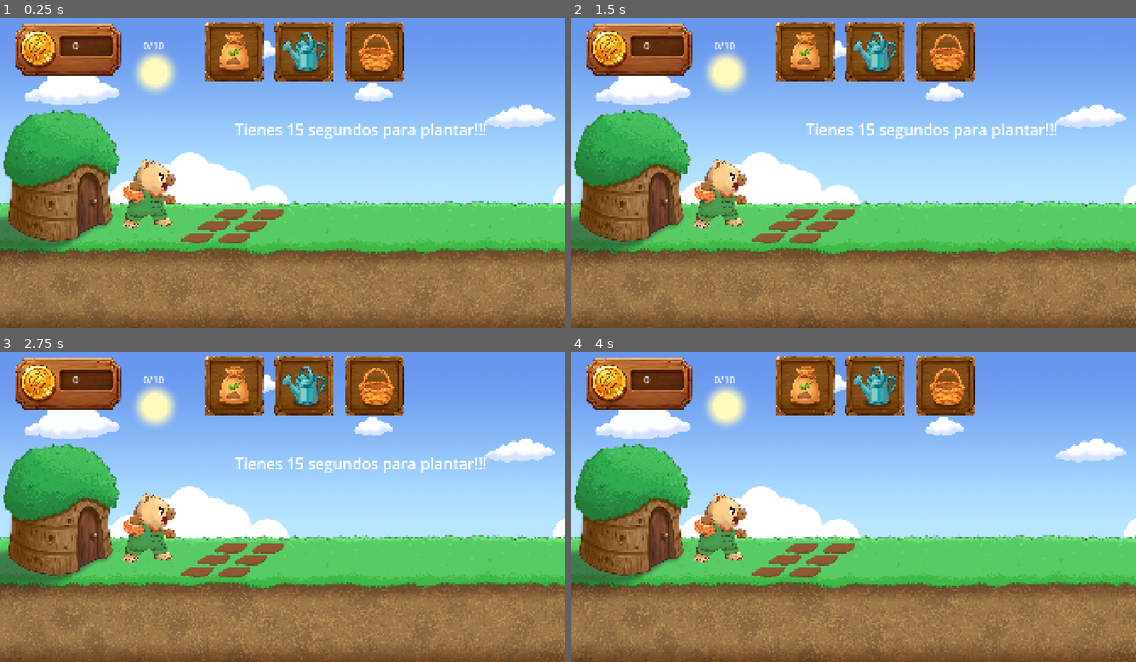
Above: before the commit, frames 1-4 (two rows, left to right).
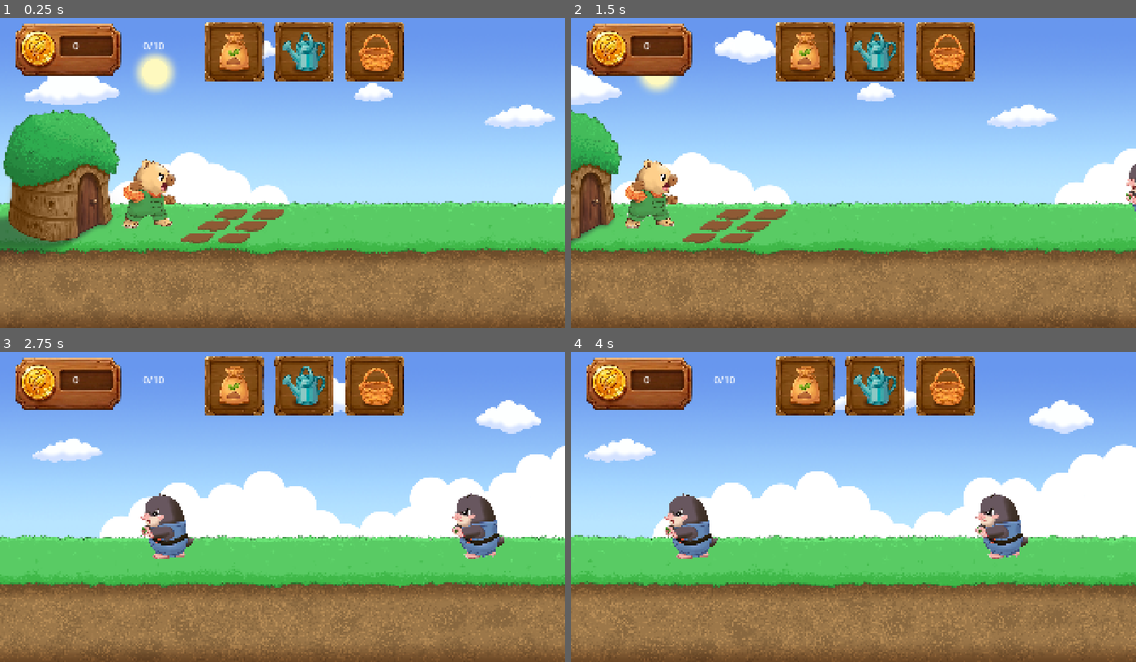
Above: after the commit, the same moments.

Repository: Berger6116/Capi-versus-topi
Game: Godot game, scene res://Escenas/nivel_1.tscn
The game is run twice, just before and just after one commit, with the same random seed, the same clock (stepped at 60 frames per second) and the same inputs. This scene is started directly instead of the project's main scene.
Inputs (mouse positions are in pixels of both pictures, inside the frame that each line leads up to):
- Up to frame 1 (0.25 s): no input
- Up to frame 2 (1.5 s): click (802, 52) at 0.5 s; click (881, 55) at 1.25 s
- Up to frame 3 (2.75 s): click (372, 386) at 2 s
- Up to frame 4 (4 s): click (802, 386) at 2.75 s; click (881, 389) at 3.5 s

The runs differ from the first frame. In frame 1, 0.7% of the frame differs, in the area x 41-86%, y 33-39%; in frame 2, 24%; in frame 3, 29%, in the area x 0-100%, y 7-100%; in frame 4, 29%.

Commit message:
Revert "Niveles"

Diff:
--- a/capi-versus-topi/Escenas/mundoHuerta_prueba.tscn
+++ b/capi-versus-topi/Escenas/mundoHuerta_prueba.tscn
@@ -39,16 +39,7 @@
 [node name="BotonesHuerta" type="CanvasLayer" parent="." unique_id=177640428]
 script = ExtResource("4_ws310")
 
-[node name="ContenedorFade" type="Control" parent="BotonesHuerta" unique_id=1967574812]
-layout_mode = 3
-anchors_preset = 15
-anchor_right = 1.0
-anchor_bottom = 1.0
-grow_horizontal = 2
-grow_vertical = 2
-
-[node name="BotonSemillas" type="TextureButton" parent="BotonesHuerta/ContenedorFade" unique_id=504865737]
-layout_mode = 0
+[node name="BotonSemillas" type="TextureButton" parent="BotonesHuerta" unique_id=504865737]
 offset_left = 693.0
 offset_top = 40.0
 offset_right = 1032.0
@@ -56,8 +47,7 @@
 scale = Vector2(0.6, 0.6)
 texture_normal = ExtResource("4_h2qel")
 
-[node name="BotonRegadera" type="TextureButton" parent="BotonesHuerta/ContenedorFade" unique_id=770475113]
-layout_mode = 0
+[node name="BotonRegadera" type="TextureButton" parent="BotonesHuerta" unique_id=770475113]
 offset_left = 931.99994
 offset_top = 40.0
 offset_right = 1365.0
@@ -65,8 +55,7 @@
 scale = Vector2(0.5999975, 0.59999776)
 texture_normal = ExtResource("5_467ac")
 
-[node name="BotonCanasta" type="TextureButton" parent="BotonesHuerta/ContenedorFade" unique_id=296826588]
-layout_mode = 0
+[node name="BotonCanasta" type="TextureButton" parent="BotonesHuerta" unique_id=296826588]
 offset_left = 1171.0
 offset_top = 40.0
 offset_right = 1510.0
@@ -96,6 +85,6 @@
 offset_bottom = 120.0
 theme_override_font_sizes/font_size = 34
 
-[connection signal="button_down" from="BotonesHuerta/ContenedorFade/BotonSemillas" to="BotonesHuerta" method="_on_boton_semillas_button_down"]
-[connection signal="button_down" from="BotonesHuerta/ContenedorFade/BotonRegadera" to="BotonesHuerta" method="_on_boton_regadera_button_down"]
-[connection signal="button_down" from="BotonesHuerta/ContenedorFade/BotonCanasta" to="BotonesHuerta" method="_on_boton_canasta_button_down"]
+[connection signal="button_down" from="BotonesHuerta/BotonSemillas" to="BotonesHuerta" method="_on_boton_semillas_button_down"]
+[connection signal="button_down" from="BotonesHuerta/BotonRegadera" to="BotonesHuerta" method="_on_boton_regadera_button_down"]
+[connection signal="button_down" from="BotonesHuerta/BotonCanasta" to="BotonesHuerta" method="_on_boton_canasta_button_down"]
--- a/capi-versus-topi/Escenas/nivel_1.gd
+++ b/capi-versus-topi/Escenas/nivel_1.gd
@@ -3,27 +3,17 @@
 #NIVEL 1
 @onready var camara: Camera2D = $Camera2D
 @onready var spawner_topos: Marker2D = $SpawnerTopos
-@onready var mensajes: Label = $Mensajes/Mensajes_nivel
-#Acá despues si va mas ordenado en un HUD se cambia esto:
-@onready var botones_huerta = $MundoHuertaPrueba/BotonesHuerta/ContenedorFade
+@onready var victoria: CanvasLayer = $Victoria
 
 func _ready() -> void:
+	#funcion movimiento de camara
+	animar_camara_inicio()
 
 	GameManager.actualizar_topos.connect(chequear_victoria)
 
-	#Fases del nivel 1: Huerta y luego oleada de topos
-	await fase_huerta(20.0)
-	await fase_oleada(5.0)
-
-	#funcion movimiento de camara para iniciar oleada de topos
-	animar_camara_inicio()
-
 
 func animar_camara_inicio():
-	#fade de botones huerta
-	await fade_out(botones_huerta, 0.5)
 
-	#movimiento de cámara:
 	var posicion_original = camara.position
 	var posicion_derecha = posicion_original + Vector2(1600, 0)
 	var animacion_camara = create_tween()
@@ -33,50 +23,21 @@
 	animacion_camara.tween_interval(1.0)
 	animacion_camara.tween_property(camara, "position", posicion_original, 2.0).set_trans(Tween.TRANS_SINE)
 
-	await animacion_camara.finished
+	animacion_camara.finished.connect(_on_paneo_finalizado)
 
-	#fade in, vuelven los botones huerta:
-	fade_in(botones_huerta, 0.5)
-
-func mostrar_mensaje(msj: String) -> void:
-	mensajes.text = msj
-	mensajes.show()
-	await get_tree().create_timer(3.0).timeout
-	mensajes.hide()
-
-func fase_huerta (tiempo: float) -> void:
-	mostrar_mensaje("Tienes 15 segundos para plantar!!!")
-	await get_tree().create_timer(tiempo).timeout
-
-func fase_oleada (tiempo: float) -> void:
-	mostrar_mensaje("Cuidado que vienen los topos!!!")
+func _on_paneo_finalizado() -> void:
+	#encendemos el spawner cuando termina el paneo de cámara inicial
 	spawner_topos.get_node("TimerOleada").start()
-	await get_tree().create_timer(tiempo).timeout
-
-func fade_out(nodo: Node, tiempo: float) ->void:
-	nodo.show()
-	var fadeOut = create_tween()
-	fadeOut.tween_property(nodo, "modulate:a", 0.0, tiempo).set_trans(Tween.TRANS_SINE)
-	await fadeOut.finished
-	nodo.hide()
-
-func fade_in(nodo: Node, tiempo: float) ->void:
-	nodo.modulate.a = 0.0
-	nodo.show()
-	var fadeIn = create_tween()
-	fadeIn.tween_property(nodo, "modulate:a", 1.0, tiempo).set_trans(Tween.TRANS_SINE)
-
-
+	print("inicia el spawner de topos")
 
 func chequear_victoria (topos_muertos: int) -> void:
 
 	if topos_muertos >= 10:
-		#print("Lograste la victoria! mataste 10 topos!")
+		print("Lograste la victoria! mataste 10 topos!")
 		var timer = spawner_topos.get_node("TimerOleada")
 		if timer != null:
 			timer.stop()
 		#señal para eliminar topos restantes:
 		spawner_topos.eliminar_topos_restantes.emit()
 		#mostrar cartel de victoria:
-		mensajes.text = "Nivel 1 completado!!!"
-		mensajes.show()
+		victoria.show()
--- a/capi-versus-topi/Escenas/nivel_1.tscn
+++ b/capi-versus-topi/Escenas/nivel_1.tscn
@@ -3,6 +3,7 @@
 [ext_resource type="Script" uid="uid://dkoh31j10h606" path="res://Escenas/nivel_1.gd" id="1_gj223"]
 [ext_resource type="Texture2D" uid="uid://cjlse8qcaregw" path="res://Assets/BG_1.png" id="2_hid1b"]
 [ext_resource type="PackedScene" uid="uid://cxw065dy06eeb" path="res://Escenas/capi.tscn" id="3_os1ql"]
+[ext_resource type="PackedScene" uid="uid://bv0ifbha5liqj" path="res://Escenas/topi.tscn" id="4_3c2k2"]
 [ext_resource type="Script" uid="uid://b0tel4kbcad6i" path="res://Escenas/spawner_topos.gd" id="5_lswwr"]
 [ext_resource type="PackedScene" uid="uid://duenmj8ivln36" path="res://Escenas/mundoHuerta_prueba.tscn" id="6_llk6u"]
 
@@ -18,6 +19,14 @@
 position = Vector2(516, 621)
 scale = Vector2(0.52, 0.52)
 
+[node name="Topi" parent="." unique_id=2049850128 instance=ExtResource("4_3c2k2")]
+position = Vector2(2329.9998, 626)
+scale = Vector2(0.39999938, 0.39999938)
+
+[node name="Topi2" parent="." unique_id=1709058444 instance=ExtResource("4_3c2k2")]
+position = Vector2(3387, 624)
+scale = Vector2(0.39999938, 0.39999938)
+
 [node name="Camera2D" type="Camera2D" parent="." unique_id=1741267232]
 position = Vector2(961, 541)
 metadata/_edit_lock_ = true
@@ -31,10 +40,10 @@
 
 [node name="MundoHuertaPrueba" parent="." unique_id=757438057 instance=ExtResource("6_llk6u")]
 
-[node name="Mensajes" type="CanvasLayer" parent="." unique_id=1839328495]
+[node name="Victoria" type="CanvasLayer" parent="." unique_id=1839328495]
+visible = false
 
-[node name="Mensajes_nivel" type="Label" parent="Mensajes" unique_id=1086187785]
-visible = false
+[node name="Label" type="Label" parent="Victoria" unique_id=1086187785]
 offset_left = 798.0
 offset_top = 370.0
 offset_right = 1323.0
Not shown, removed: capi-versus-topi/Assets/capicaminando.jpeg.import
Not shown, removed: capi-versus-topi/Assets/capiseguircaminando.jpeg.import
